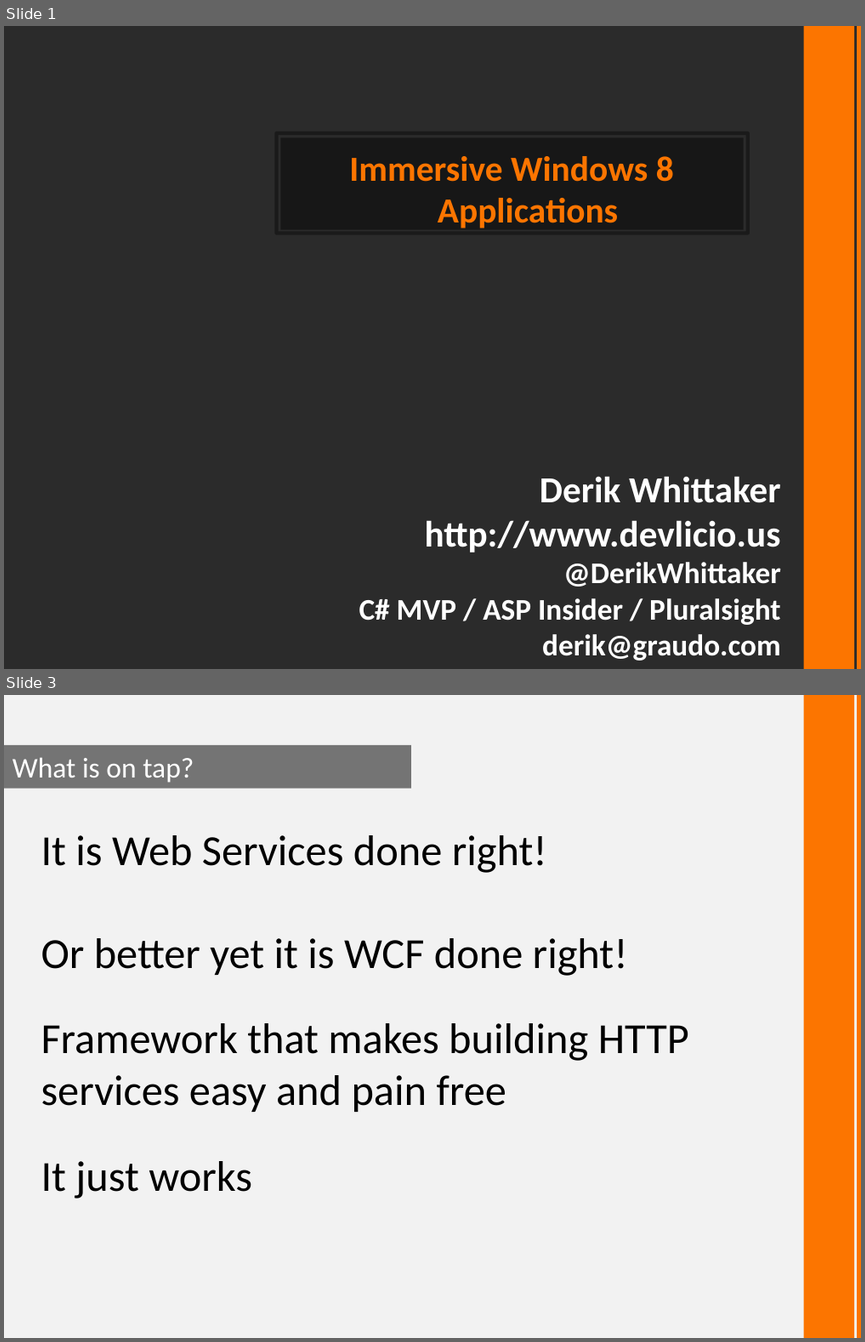
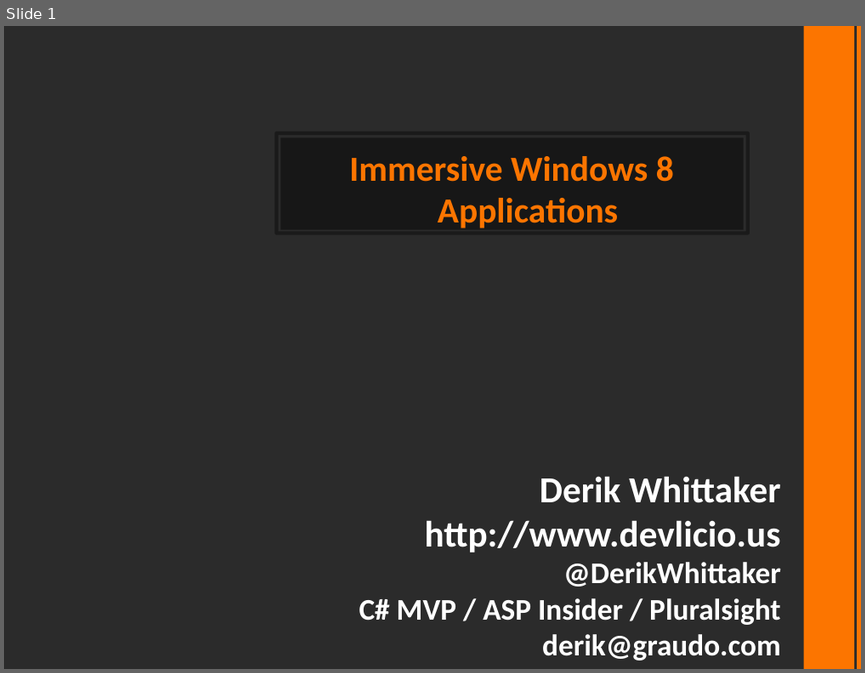
Before and after one commit to derikwhittaker/Demo.CodeContracts, a slide deck: Demo.CodeContracts.pptx. Shown one above the other, each under a label of ours: slides 1 and 3 before the commit, slide 1 after it; the slides between them are not shown. The pictures are 865x1342 and 865x673 pixels, drawn with LibreOffice and Linux fonts; fonts in the diff are those of the drawing; background and template pictures are left out; a plain dark background stands for a picture behind light text. Boxes give left, top, right and bottom in pixels: in the first picture for what was removed or moved away, otherwise in the second. Text is boxed around its words. In the diff, an @@ line names an element or a change of style, - is before the commit and + after.

```diff
--- a/Demo.CodeContracts.pptx
+++ b/Demo.CodeContracts.pptx
@@ slide 3 removed at [4, 695, 861, 1338], background #F2F2F2; not listed: 2 template elements that a slide beside it also shows @@
@@ rectangle removed at [4, 744, 411, 788] @@
-What is on tap?
@@ text removed at [41, 835, 689, 1198] @@
-It is Web Services done right!
-Or better yet it is WCF done right!
-Framework that makes building HTTP services easy and pain free
-It just works
```
Also in this commit, not shown: 6 slides changed, 8 slides added, 6 other files.
